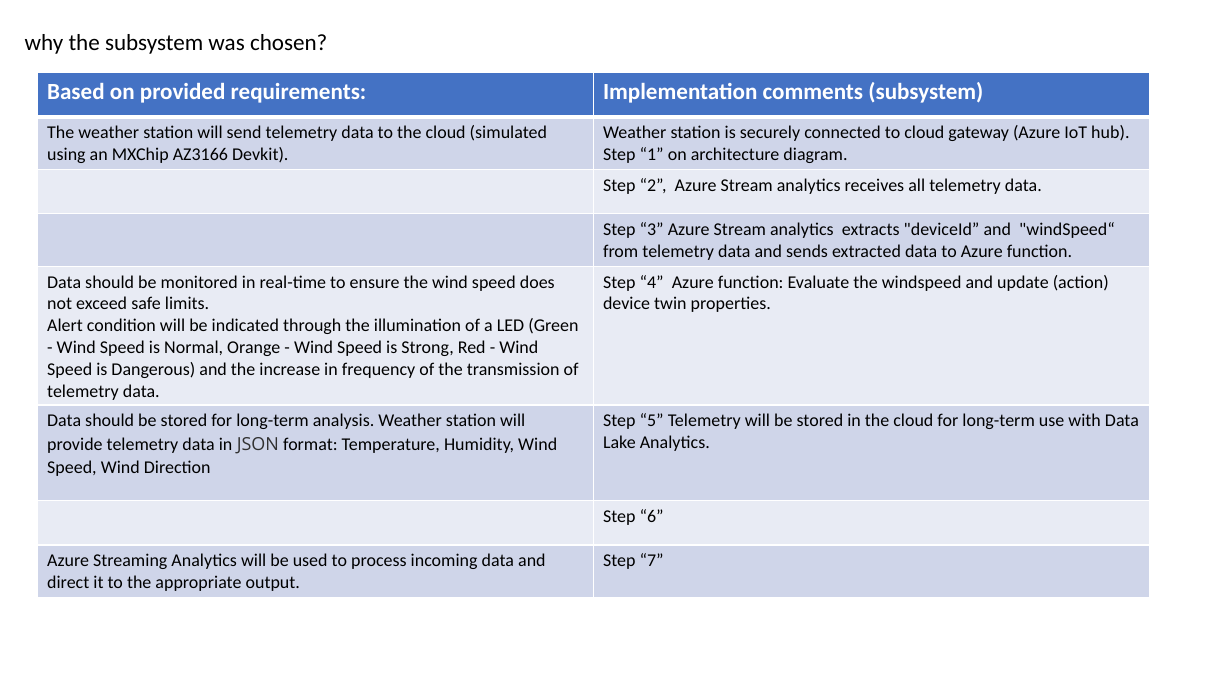
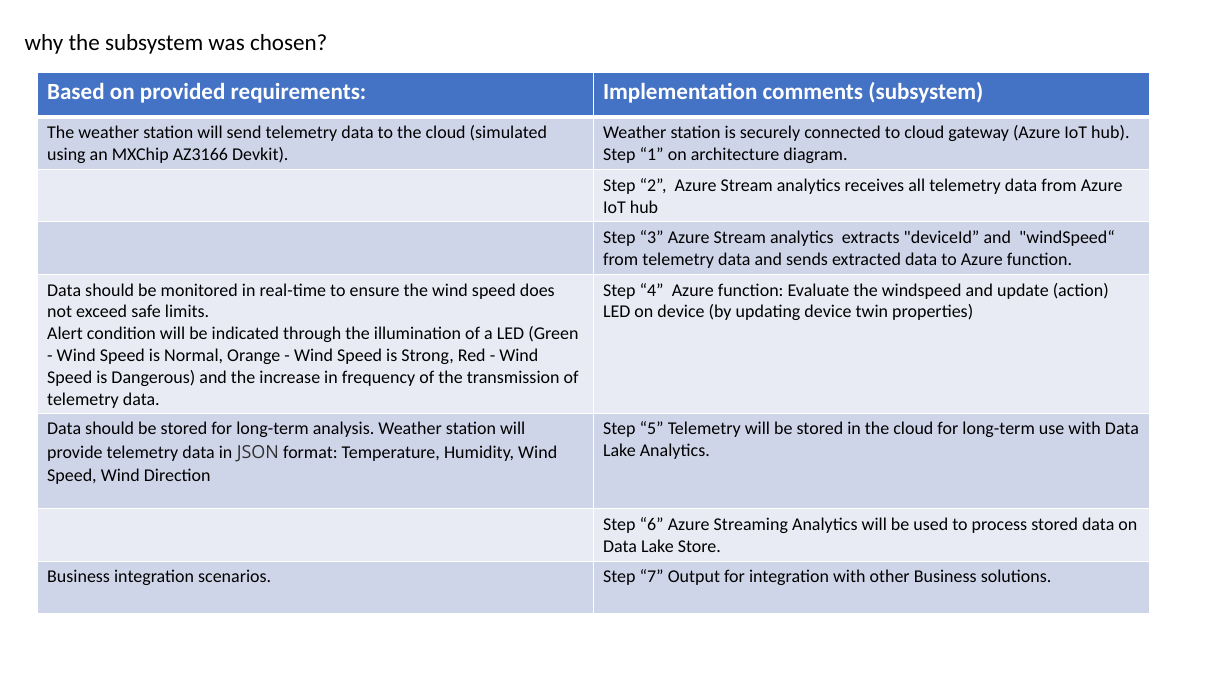
Before and after one commit to TonyDevTest/iotcapstone, a slide deck: slide 2 of Lab1/WeatherStationArchitecture-16DB6E74.pptx. Drawn at 1232x693 pixels with LibreOffice and Linux fonts; fonts in the diff are those of the drawing. Boxes give left, top, right and bottom in pixels: in the first picture for what was removed or moved away, otherwise in the second. Text is boxed around its words. In the diff, an @@ line names an element or a change of style, - is before the commit and + after.

```diff
--- a/Lab1/WeatherStationArchitecture-16DB6E74.pptx
+++ b/Lab1/WeatherStationArchitecture-16DB6E74.pptx
@@ table at [38, 73, 1151, 614] @@
-row 3, column 2: Step “2”, Azure Stream analytics receives all telemetry data.
+row 3, column 2: Step “2”, Azure Stream analytics receives all telemetry data from Azure IoT hub
-row 5, column 2: Step “4” Azure function: Evaluate the windspeed and update (action) device twin properties.
+row 5, column 2: Step “4” Azure function: Evaluate the windspeed and update (action) LED on device (by updating device twin properties)
-row 7, column 2: Step “6”
+row 7, column 2: Step “6” Azure Streaming Analytics will be used to process stored data on Data Lake Store.
-row 8, column 1: Azure Streaming Analytics will be used to process incoming data and direct it to the appropriate output.
+row 8, column 1: Business integration scenarios.
-row 8, column 2: Step “7”
+row 8, column 2: Step “7” Output for integration with other Business solutions.
```
